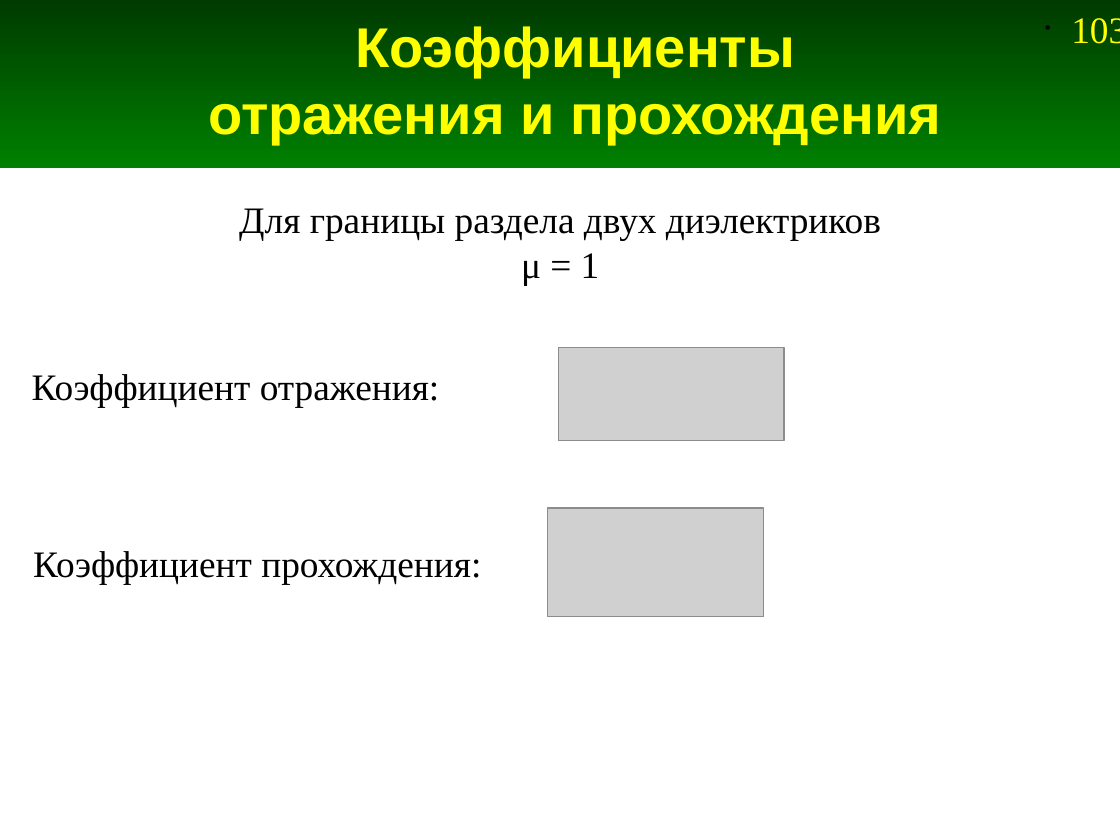
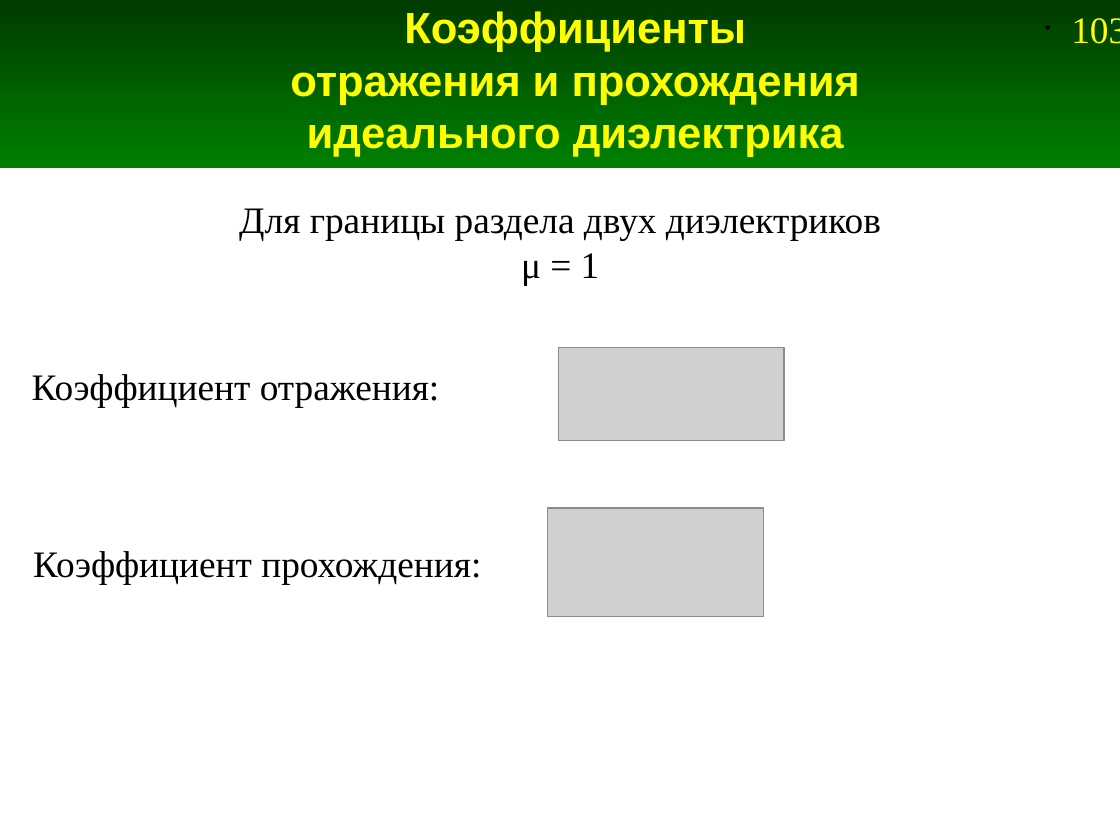
Before and after one commit to andris0147sv/modelling, a slide deck: slide 103 of presentations/2. FDTD.odp. Drawn at 1120x840 pixels with LibreOffice and Linux fonts; fonts in the diff are those of the drawing; grey boxes stand for pictures. Boxes give left, top, right and bottom in pixels: in the first picture for what was removed or moved away, otherwise in the second. Text is boxed around its words. In the diff, an @@ line names an element or a change of style, - is before the commit and + after.

```diff
--- a/presentations/2. FDTD.odp
+++ b/presentations/2. FDTD.odp
@@ title at (290, 11, 860, 157): text changed; size 36 to 28 pt @@
-Коэффициенты
-отражения и прохождения
+Коэффициенты
+отражения и прохождения
+идеального диэлектрика
```
Also in this commit, not shown: 18 other slides changed, 2 slides added, 2 slides removed, 1 other file.
